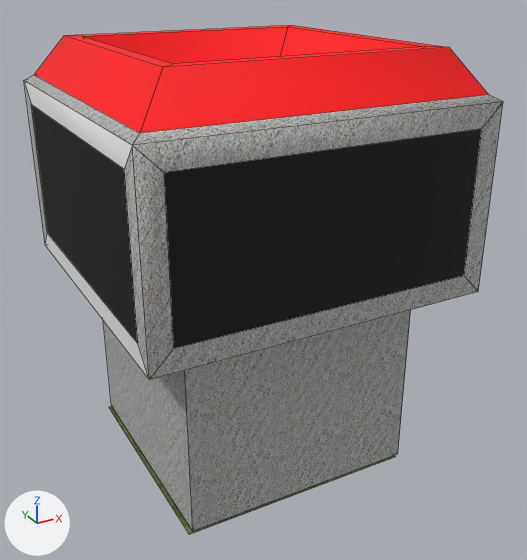
An edit to the OBJ model assets/models/hq.obj, drawn before and after from the same camera.
The view is the same before and after, from a camera (50 mm lens) standing at (-2.61, -5.12, 4.07) and looking at (0.13, -0.13, 1.58). Every picture has the same lights, and +X, +Y and +Z are marked at lower left. Mesh edges are drawn as thin lines. Where no turn or scale is listed for an object, it has been applied to the vertices. Vertices at the same position are counted once.

The older version as bpy lines, for what is in view:
```python
me_hq = bpy.data.meshes.new('hq')
me_hq.from_pydata(...)  # 60 vertices, 57 faces; spans x -1.34..1.41, y -1.33..1.36, z 0.0..3.51
# faces by material slot: [1, 33, 12, 4, 7]
me_hq.materials.append(mat_mat_2)  # picture img_grass_seamless_01_bricked_1_jpg
me_hq.materials.append(mat_wall_inner)  # picture img_concrete_01_512_jpg
me_hq.materials.append(mat_team)  # red #ff0000
me_hq.materials.append(mat_mat_7)  # black #000000
me_hq.materials.append(mat_default_mat)  # white #e7e7e7
ob_hq = bpy.data.objects.new('hq', me_hq)
ob_hq.location = (0.0, 0.0, 0.0)
```
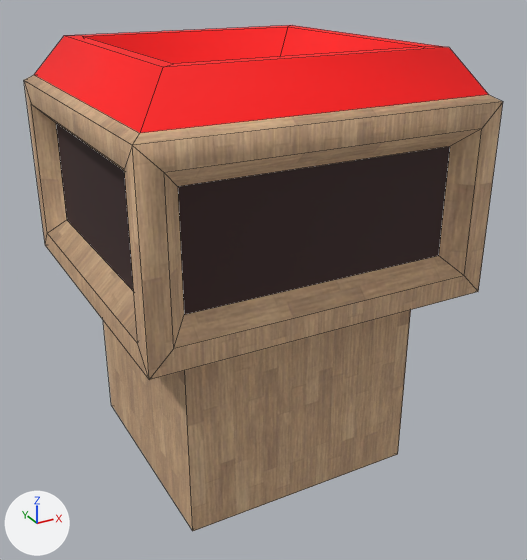
The change in detail:
Picture 'wood-seamless-02.jpg' (img_wood_seamless_02_jpg) is new.
Material 'rubber' (mat_rubber) is new.
Its base color is (0.0392, 0.0157, 0.0157) (brown #382222).
Its roughness is 0.775.
Material 'wood' (mat_wood) is new.
Its texture is img_wood_seamless_02_jpg.
Its roughness is 0.775.
me_hq is used by ob_hq; location (0.0, 0.0, 0.0).
me_hq had 60 vertices, 57 faces and spanned x -1.34..1.41, y -1.33..1.36, z 0.0..3.51.
me_hq no longer uses material mat_mat_2 (picture img_grass_seamless_01_bricked_1_jpg).
me_hq now has 72 vertices, 72 faces and spans x -1.34..1.41, y -1.33..1.36, z 0.01..3.51.
me_hq part 1: the loose piece of 4 vertices spanning x -1.0..1.0, y -1.0..1.0, z 0.0..0.01 is deleted.
Part 2, on me_hq:
4 faces are deleted.
8 vertices are added at x -1.19..1.26, y -1.18..1.21, z 1.98.
8 new vertices lie (0.0, 0.0, 0.85) away from vertices in x -1.19..1.26, y -1.18..1.21, z 1.98.
4 new faces join them, mat_rubber (brown #382222).
15 new faces join them, mat_wood (picture img_wood_seamless_02_jpg).
1 new face joins them, mat_default_mat (white #e7e7e7).
me_hq part 3: 52 kept faces spanning x -1.34..1.41, y -1.33..1.36, z 0.01..3.51 get new texture (UV) coordinates.
me_hq part 4: 33 faces spanning x -1.34..1.41, y -1.33..1.36, z 0.01..3.19 switch from mat_wall_inner (picture img_concrete_01_512_jpg) to mat_wood (picture img_wood_seamless_02_jpg).
me_hq part 5: 5 faces spanning x -1.34..1.41, y -1.33..1.36, z 0.01..3.15 switch from mat_default_mat (white #e7e7e7) to mat_wood (picture img_wood_seamless_02_jpg).
me_hq no longer uses material mat_mat_7 (black #000000).
me_hq now uses material mat_rubber (brown #382222).

Where the change shows, as pixel boxes (x1, y1, x2, y2) in the pictures (527 x 560 px):
'hq', reshaped
    before: (24, 25, 503, 535)
    after: (24, 25, 503, 531)
part 1 of me_hq, deleted
    before: (109, 407, 395, 535)
part 2 of me_hq, built on
    both: (31, 104, 482, 349)
part 3 of me_hq, surface changed
    both: (34, 73, 489, 133)
part 4 of me_hq, recoloured (grey to brown)
    both: (24, 75, 503, 531)
part 5 of me_hq, recoloured (grey to beige)
    both: (24, 80, 149, 379)
